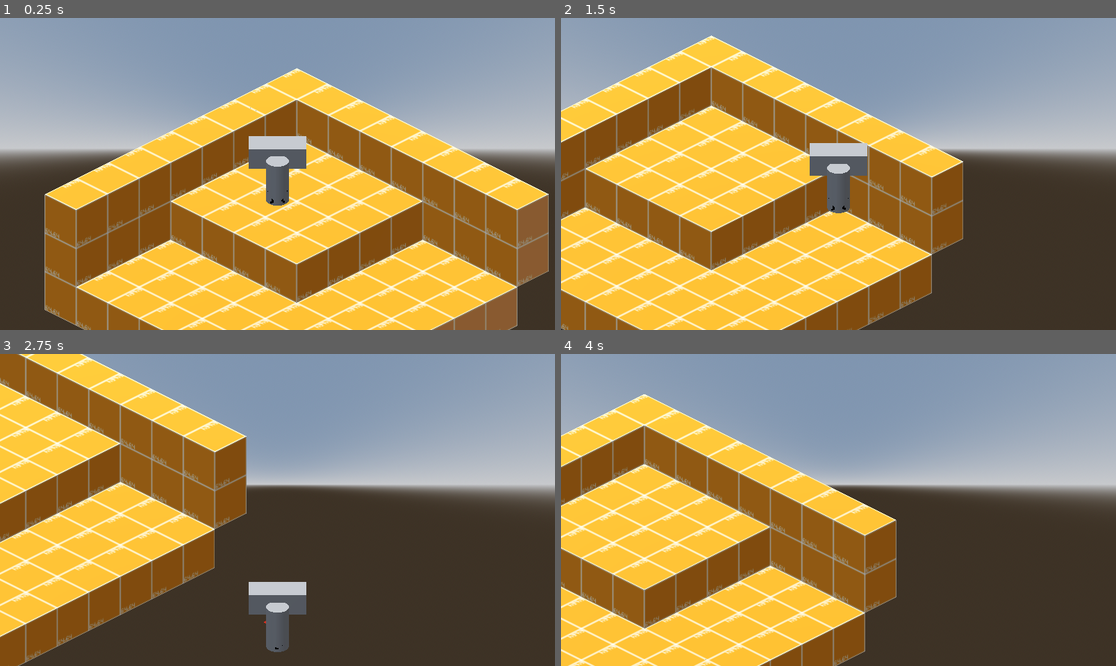
Above: before the commit, frames 1-4 (two rows, left to right).
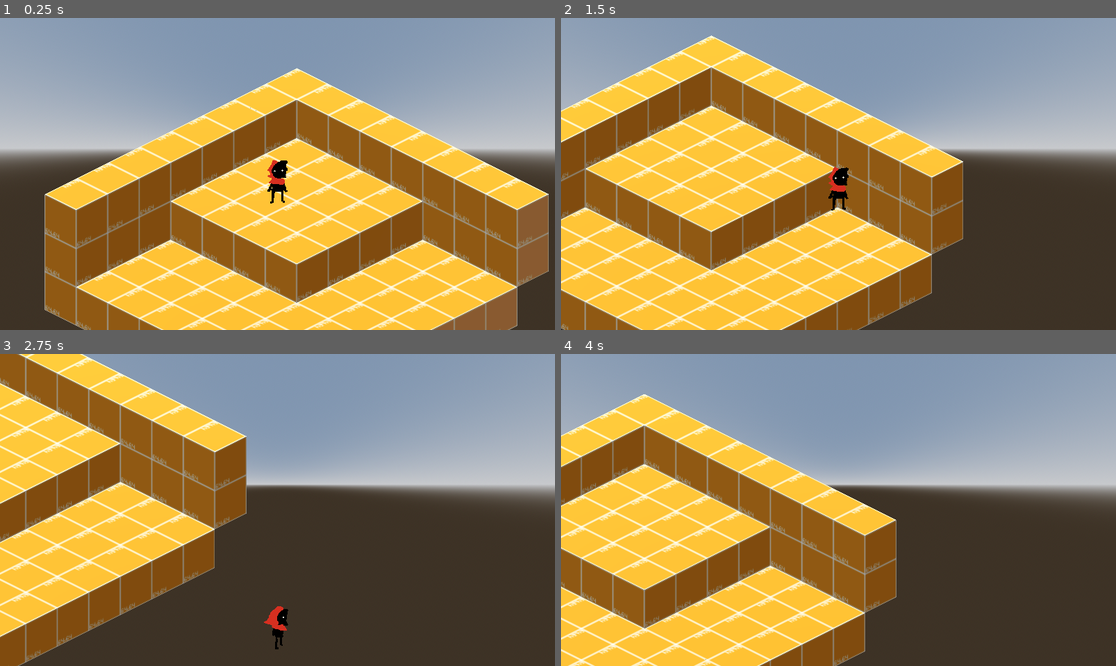
Above: after the commit, the same moments.

Repository: AlexRavelo/PrometheusGame
Game: Godot game, scene res://assets/scenes/test_scene.tscn
Two runs of this game, one before a commit and one after it. Both use one fixed random seed, a clock stepped at 60 frames per second and the inputs below.
Inputs:
- Up to frame 1 (0.25 s): no input
- Up to frame 2 (1.5 s): tap Enter at 0.5 s; hold Right (Right) 0.53-1.28 s; tap Z (Attack) at 0.6, 1.35 s; hold Down (Down) from 1.28 s (still down)
- Up to frame 3 (2.75 s): release Down (Down) at 2.03 s; hold Right (Right) from 2.03 s (still down); tap Z (Attack) at 2.1 s
- Up to frame 4 (4 s): release Right (Right) at 2.78 s; hold Up (Up) 2.78-3.53 s; tap Z (Attack) at 2.85, 3.6 s; hold Left (Left) from 3.53 s (still down)

The runs differ from the first frame. In frame 1, 1.5% of the frame differs, in the area x 44-56%, y 37-61%; in frame 2, 1.6%; in frame 3, 1.6%, in the area x 44-56%, y 73-96%; in frame 4, nothing differs.

Commit message:
A single fucking underscore

Diff:
--- a/assets/code/basePlayer.gd
+++ b/assets/code/basePlayer.gd
@@ -16,7 +16,7 @@
 		velocity.y -= gravity * delta
 
 	if Input.is_action_just_pressed("Attack"):
-		attack()
+		_attack()
 
 
 	move_input()
@@ -32,6 +32,6 @@
 	velocity.x = move_toward(velocity.x, inputdir.x*player_movespeed, base_speed)
 	velocity.z = move_toward(velocity.z, inputdir.y*player_movespeed, base_speed)
 
-func attack():
+func _attack():
 	var target = attack_hitbox.get_overlapping_bodies()
 	print("aaabaababababfbbfb")
--- a/assets/scenes/Player.tscn
+++ b/assets/scenes/Player.tscn
@@ -6,8 +6,6 @@
 [sub_resource type="CylinderShape3D" id="CylinderShape3D_lcwvp"]
 height = 1.0
 radius = 0.264252
-
-[sub_resource type="CylinderMesh" id="CylinderMesh_4q5rw"]
 
 [sub_resource type="AnimationNodeAnimation" id="AnimationNodeAnimation_r560h"]
 animation = &"IdleS"
@@ -208,9 +206,7 @@
 }
 
 [sub_resource type="BoxShape3D" id="BoxShape3D_ih6uj"]
-size = Vector3(1.3, 0.5, 0.6)
-
-[sub_resource type="BoxMesh" id="BoxMesh_2ujrm"]
+size = Vector3(1, 0.625, 1)
 
 [node name="Player" type="CharacterBody3D"]
 transform = Transform3D(1, 0, 0, 0, 1, 0, 0, 0, 1, 0, 1.18412, 0)
@@ -219,10 +215,6 @@
 [node name="CollisionShape3D" type="CollisionShape3D" parent="."]
 transform = Transform3D(1, 0, 0, 0, 1, 0, 0, 0, 1, 0, -0.443889, 0)
 shape = SubResource("CylinderShape3D_lcwvp")
-
-[node name="debug hitbox display" type="MeshInstance3D" parent="CollisionShape3D"]
-transform = Transform3D(0.51, 0, 0, 0, 0.51, 0, 0, 0, 0.51, 0, 0, 0)
-mesh = SubResource("CylinderMesh_4q5rw")
 
 [node name="Sprite3D" type="Sprite3D" parent="."]
 transform = Transform3D(1, 0, 0, 0, 1, 0, 0, 0, 1, 0, -0.4, 0)
@@ -244,11 +236,6 @@
 }
 
 [node name="AttackHitbox" type="Area3D" parent="."]
-transform = Transform3D(1, 0, 0, 0, 1, 0, 0, 0, 1, 0, 0, -0.5)
 
 [node name="CollisionShape3D" type="CollisionShape3D" parent="AttackHitbox"]
 shape = SubResource("BoxShape3D_ih6uj")
-
-[node name="debug hitbox display" type="MeshInstance3D" parent="AttackHitbox/CollisionShape3D"]
-transform = Transform3D(1.3, 0, 0, 0, 0.5, 0, 0, 0, 0.6, 0, 0, 0)
-mesh = SubResource("BoxMesh_2ujrm")
Not shown: 2 places in assets/meshes/devmesh.tres that only renumber resources
Not shown: 1 places in assets/scenes/Player.tscn that only renumber resources
